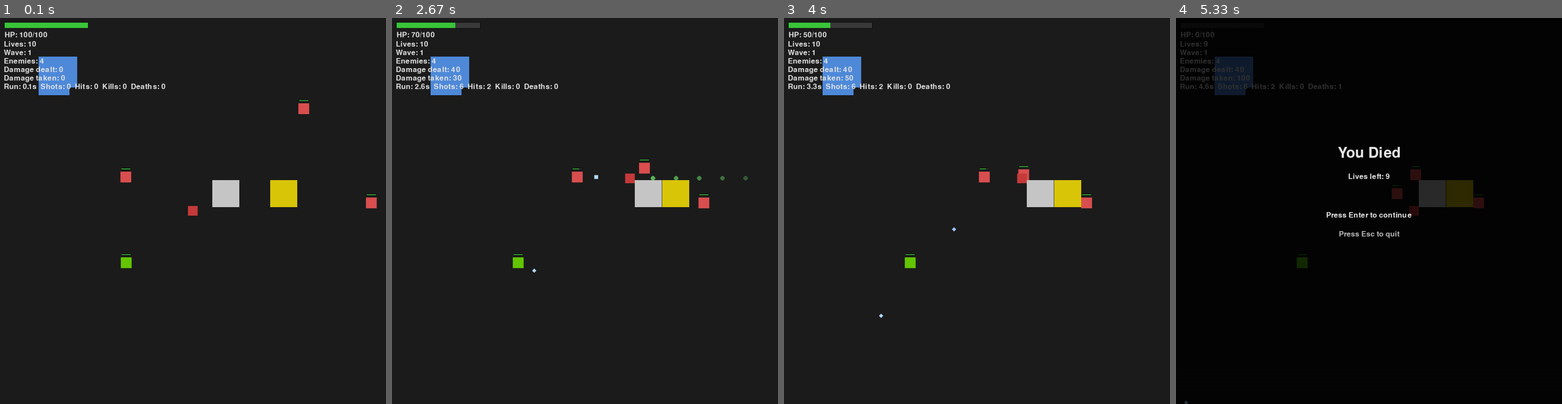
Above: before the commit, frames 1-4 (left to right).
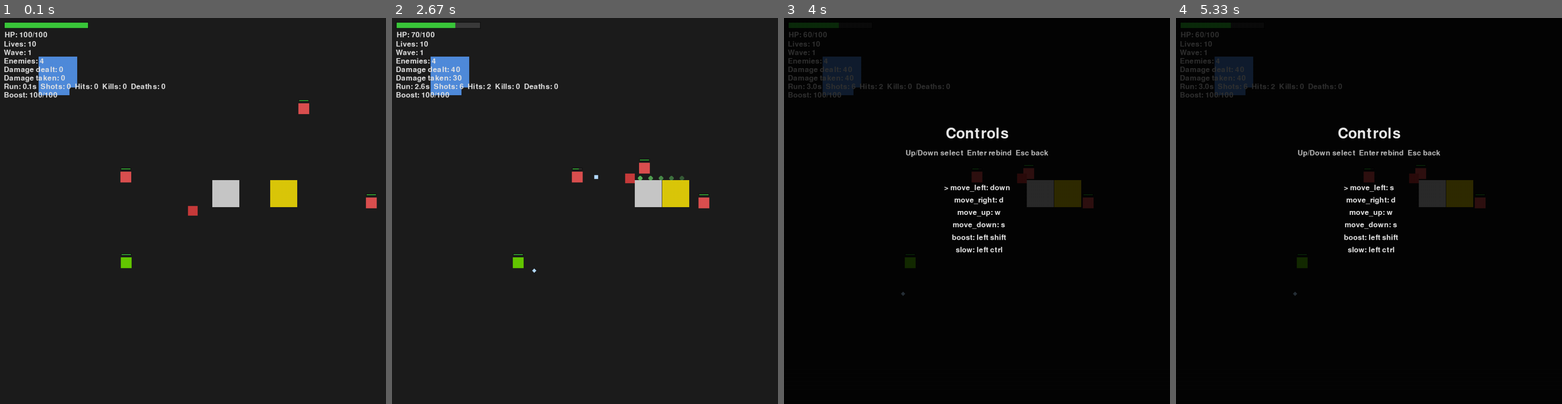
Above: after the commit, the same moments.

Repository: t-b-341/python-project---gpt_cursor-assisted
Game: pygame game, started from game.py
Two runs of this game, one before a commit and one after it. Both use one fixed random seed, a clock stepped at 60 frames per second and the inputs below.
Inputs (mouse positions are in pixels of both pictures, inside the frame that each line leads up to):
- Up to frame 1 (0.1 s): no input
- Up to frame 2 (2.67 s): hold D 0.33-0.8 s; press the mouse at (480, 222) at 0.87 s; move the mouse to (588, 234) at 0.97 s; release the mouse at (700, 249) at 1.1 s; hold W 1.17-1.47 s; move the mouse to (442, 218) at 1.2 s; press the mouse at (480, 222) at 1.53 s; move the mouse to (527, 183) at 1.63 s; release the mouse at (573, 145) at 1.77 s; press the mouse at (480, 222) at 1.87 s; move the mouse to (515, 268) at 1.97 s; release the mouse at (554, 311) at 2.1 s; tap Shift at 2.17 s; hold Ctrl from 2.5 s (still down); hold D from 2.5 s (still down)
- Up to frame 3 (4 s): release Ctrl at 2.97 s; release D at 2.97 s; tap P at 3 s; tap C at 3.33, 3.82 s; hold Enter 3.67-3.97 s; hold Down 3.67-3.97 s
- Up to frame 4 (5.33 s): tap Enter at 4 s; hold S 4.33-4.63 s; hold Up 4.67-5.03 s; tap C at 4.82 s; hold Down from 5.07 s (still down)

The runs differ from the first frame. In frame 1, 0.1% of the frame differs, in the area x 1-15%, y 19-21%; in frame 2, 0.2%; in frame 3, 25%, in the area x 0-100%, y 0-100%; in frame 4, 2.2%.

Commit message:
ANOTHER UPDATE

Diff:
--- a/game.py
+++ b/game.py
@@ -11,12 +11,16 @@
 #--------------------------------------------------------
 #add boost mechanic using shift, and slow down mechanic using ctrl
 #add a control mapping system, so the player can map the keys to the actions
-
+#add a pickup for boost
+#add a pickup for more firing speed
+#add a pickup for enemies spawn more often, that enemies can pick up, and that you have to shoot to destroy the pickup
 
 
 
 import math
 import random
+import json
+import os
 
 import pygame
 from datetime import datetime, timezone
@@ -38,6 +42,55 @@
 pygame.init()
 
 # ----------------------------
+# Controls (remappable)
+# ----------------------------
+CONTROLS_PATH = "controls.json"
+DEFAULT_CONTROLS = {
+    "move_left": "a",
+    "move_right": "d",
+    "move_up": "w",
+    "move_down": "s",
+    "boost": "left shift",
+    "slow": "left ctrl",
+}
+
+
+def _key_name_to_code(name: str) -> int:
+    name = (name or "").lower().strip()
+    try:
+        return pygame.key.key_code(name)
+    except Exception:
+        return pygame.K_UNKNOWN
+
+
+def load_controls() -> dict[str, int]:
+    data = {}
+    if os.path.exists(CONTROLS_PATH):
+        try:
+            with open(CONTROLS_PATH, "r", encoding="utf-8") as f:
+                data = json.load(f) or {}
+        except Exception:
+            data = {}
+
+    merged = {**DEFAULT_CONTROLS, **{k: v for k, v in data.items() if isinstance(v, str)}}
+    return {action: _key_name_to_code(key_name) for action, key_name in merged.items()}
+
+
+def save_controls(controls: dict[str, int]) -> None:
+    # Persist as human-readable key names so players can edit the file too
+    out: dict[str, str] = {}
+    for action, key_code in controls.items():
+        try:
+            out[action] = pygame.key.name(key_code)
+        except Exception:
+            out[action] = "unknown"
+    with open(CONTROLS_PATH, "w", encoding="utf-8") as f:
+        json.dump(out, f, indent=2)
+
+
+controls = load_controls()
+
+# ----------------------------
 # Window / timing
 # ----------------------------
 WIDTH, HEIGHT = 1000, 1000
@@ -66,6 +119,12 @@
 pause_options = ["Continue", "Quit"]
 pause_selected = 0
 continue_blink_t = 0.0
+
+# Controls menu state
+STATE_CONTROLS = "CONTROLS"
+controls_actions = ["move_left", "move_right", "move_up", "move_down", "boost", "slow"]
+controls_selected = 0
+controls_rebinding = False
 
 # ----------------------------
 # Player
@@ -80,9 +139,22 @@
 lives = LIVES_START
 
 # Track most recent movement keys so latest press wins on conflicts
-last_horizontal_key = None  # pygame.K_a / pygame.K_d
-last_vertical_key = None  # pygame.K_w / pygame.K_s
+last_horizontal_key = None  # keycode of current "latest" horizontal key
+last_vertical_key = None  # keycode of current "latest" vertical key
 last_move_velocity = pygame.Vector2(0, 0)
+
+# Boost / slow
+boost_meter_max = 100.0
+boost_meter = boost_meter_max
+boost_drain_per_s = 45.0
+boost_regen_per_s = 25.0
+boost_speed_mult = 1.7
+slow_speed_mult = 0.45
+
+# Fire-rate pickup buff
+fire_rate_buff_t = 0.0
+fire_rate_buff_duration = 10.0
+fire_rate_mult = 0.55  # reduces cooldown while active
 
 # ----------------------------
 # World blocks
@@ -230,6 +302,12 @@
 base_enemies_per_wave = 4
 max_enemies_per_wave = 24
 
+# Pickups
+pickups: list[dict] = []
+pickup_spawn_timer = 0.0
+PICKUP_SPAWN_INTERVAL = 7.5
+enemy_spawn_boost_level = 0  # enemies can increase this by collecting "spawn_boost" pickups
+
 
 # ----------------------------
 # Helpers
@@ -303,6 +381,8 @@
         if candidate.colliderect(player):
             continue
         if any(candidate.colliderect(b["rect"]) for b in blocks):
+            continue
+        if any(candidate.colliderect(p["rect"]) for p in pickups):
             continue
         return candidate
     # fallback: top-left corner inside bounds
@@ -350,7 +430,7 @@
     enemies = []
     hp_scale = 1.0 + 0.15 * (wave_num - 1)
     speed_scale = 1.0 + 0.05 * (wave_num - 1)
-    count = min(base_enemies_per_wave + 2 * (wave_num - 1), max_enemies_per_wave)
+    count = min(base_enemies_per_wave + enemy_spawn_boost_level + 2 * (wave_num - 1), max_enemies_per_wave)
 
     spawned: list[dict] = []
     for _ in range(count):
@@ -374,6 +454,18 @@
             speed_scale=speed_scale,
         )
     )
+
+
+def spawn_pickup(pickup_type: str):
+    size = (18, 18)
+    r = random_spawn_position(size)
+    if pickup_type == "boost":
+        color = (80, 200, 255)
+    elif pickup_type == "firerate":
+        color = (255, 200, 80)
+    else:  # "spawn_boost"
+        color = (255, 80, 200)
+    pickups.append({"type": pickup_type, "rect": r, "color": color})
 
 
 def draw_health_bar(x, y, w, h, hp, max_hp):
@@ -529,9 +621,18 @@
                 running = False
 
             if event.type == pygame.KEYDOWN:
-                if event.key in (pygame.K_a, pygame.K_d):
+                # Controls rebinding mode
+                if state == STATE_CONTROLS and controls_rebinding:
+                    action = controls_actions[controls_selected]
+                    controls[action] = event.key
+                    save_controls(controls)
+                    controls_rebinding = False
+                    continue
+
+                # Update last-pressed direction for conflict resolution
+                if event.key in (controls["move_left"], controls["move_right"]):
                     last_horizontal_key = event.key
-                if event.key in (pygame.K_w, pygame.K_s):
+                if event.key in (controls["move_up"], controls["move_down"]):
                     last_vertical_key = event.key
 
                 if event.key == pygame.K_ESCAPE:
@@ -542,6 +643,8 @@
                         state = STATE_PLAYING
                     elif state == STATE_CONTINUE:
                         running = False
+                    elif state == STATE_CONTROLS:
+                        state = STATE_PAUSED
 
                 if event.key == pygame.K_p:
                     if state == STATE_PLAYING:
@@ -562,6 +665,19 @@
                             state = STATE_PLAYING
                         elif choice == "Quit":
                             running = False
+                    elif event.key == pygame.K_c:
+                        state = STATE_CONTROLS
+                        controls_selected = 0
+                        controls_rebinding = False
+
+                # Controls menu
+                if state == STATE_CONTROLS and not controls_rebinding:
+                    if event.key == pygame.K_UP:
+                        controls_selected = (controls_selected - 1) % len(controls_actions)
+                    elif event.key == pygame.K_DOWN:
+                        controls_selected = (controls_selected + 1) % len(controls_actions)
+                    elif event.key == pygame.K_RETURN:
+                        controls_rebinding = True
 
                 # Continue screen
                 if state == STATE_CONTINUE:
@@ -571,20 +687,24 @@
 
             if event.type == pygame.KEYUP:
                 keys_now = pygame.key.get_pressed()
-                if event.key in (pygame.K_a, pygame.K_d):
+                if event.key in (controls["move_left"], controls["move_right"]):
                     if last_horizontal_key == event.key:
-                        if keys_now[pygame.K_a] and not keys_now[pygame.K_d]:
-                            last_horizontal_key = pygame.K_a
-                        elif keys_now[pygame.K_d] and not keys_now[pygame.K_a]:
-                            last_horizontal_key = pygame.K_d
+                        left_k = controls["move_left"]
+                        right_k = controls["move_right"]
+                        if keys_now[left_k] and not keys_now[right_k]:
+                            last_horizontal_key = left_k
+                        elif keys_now[right_k] and not keys_now[left_k]:
+                            last_horizontal_key = right_k
                         else:
                             last_horizontal_key = None
-                if event.key in (pygame.K_w, pygame.K_s):
+                if event.key in (controls["move_up"], controls["move_down"]):
                     if last_vertical_key == event.key:
-                        if keys_now[pygame.K_w] and not keys_now[pygame.K_s]:
-                            last_vertical_key = pygame.K_w
-                        elif keys_now[pygame.K_s] and not keys_now[pygame.K_w]:
-                            last_vertical_key = pygame.K_s
+                        up_k = controls["move_up"]
+                        down_k = controls["move_down"]
+                        if keys_now[up_k] and not keys_now[down_k]:
+                            last_vertical_key = up_k
+                        elif keys_now[down_k] and not keys_now[up_k]:
+                            last_vertical_key = down_k
                         else:
                             last_vertical_key = None
 
@@ -593,7 +713,7 @@
             # Movement
             if not enemies and wave_active:
                 wave_active = False
-                time_to_next_wave = wave_respawn_delay
+                time_to_next_wave = max(0.5, wave_respawn_delay - 0.25 * enemy_spawn_boost_level)
                 # Log wave end event
                 telemetry.log_wave(
                     WaveEvent(
@@ -614,29 +734,48 @@
 
             keys = pygame.key.get_pressed()
             dx = dy = 0
-            left = keys[pygame.K_a]
-            right = keys[pygame.K_d]
-            up = keys[pygame.K_w]
-            down = keys[pygame.K_s]
+            left_k = controls["move_left"]
+            right_k = controls["move_right"]
+            up_k = controls["move_up"]
+            down_k = controls["move_down"]
+            boost_k = controls["boost"]
+            slow_k = controls["slow"]
+
+            left = keys[left_k]
+            right = keys[right_k]
+            up = keys[up_k]
+            down = keys[down_k]
+            wants_boost = keys[boost_k]
+            wants_slow = keys[slow_k]
 
             if left and right:
-                dx = -1 if last_horizontal_key == pygame.K_a else 1
+                dx = -1 if last_horizontal_key == left_k else 1
             elif left:
                 dx = -1
             elif right:
                 dx = 1
 
             if up and down:
-                dy = -1 if last_vertical_key == pygame.K_w else 1
+                dy = -1 if last_vertical_key == up_k else 1
             elif up:
                 dy = -1
             elif down:
                 dy = 1
 
             move_dir = pygame.Vector2(dx, dy)
+            speed_mult = 1.0
+            if wants_slow:
+                speed_mult *= slow_speed_mult
+            boosting = wants_boost and boost_meter > 0.0 and not wants_slow
+            if boosting:
+                speed_mult *= boost_speed_mult
+                boost_meter = max(0.0, boost_meter - boost_drain_per_s * dt)
+            else:
+                boost_meter = min(boost_meter_max, boost_meter + boost_regen_per_s * dt)
+
             if move_dir.length_squared() > 0:
                 move_dir = move_dir.normalize()
-                last_move_velocity = move_dir * player_speed
+                last_move_velocity = move_dir * player_speed * speed_mult
             else:
                 last_move_velocity = pygame.Vector2(0, 0)
 
@@ -644,11 +783,16 @@
             move_y = int(last_move_velocity.y * dt)
 
             # Shooting
-            if pygame.mouse.get_pressed(3)[0] and player_time_since_shot >= player_shoot_cooldown:
+            effective_cooldown = player_shoot_cooldown * (fire_rate_mult if fire_rate_buff_t > 0 else 1.0)
+            if pygame.mouse.get_pressed(3)[0] and player_time_since_shot >= effective_cooldown:
                 spawn_player_bullet_and_log()
                 player_time_since_shot = 0.0
 
             move_player_with_push(player, move_x, move_y, blocks)
+
+            # Update timed buffs
+            if fire_rate_buff_t > 0:
+                fire_rate_buff_t = max(0.0, fire_rate_buff_t - dt)
 
             block_rects = [b["rect"] for b in blocks]
             for e in enemies:
@@ -713,6 +857,46 @@
                     spawn_enemy_projectile(e)
                     e["time_since_shot"] = 0.0
 
+            # Pickup spawning
+            pickup_spawn_timer += dt
+            if pickup_spawn_timer >= PICKUP_SPAWN_INTERVAL:
+                pickup_spawn_timer = 0.0
+                roll = random.random()
+                if roll < 0.45:
+                    spawn_pickup("boost")
+                elif roll < 0.80:
+                    spawn_pickup("firerate")
+                else:
+                    spawn_pickup("spawn_boost")
+
+            # Pickup interactions
+            for p in pickups[:]:
+                pr = p["rect"]
+                ptype = p["type"]
+
+                # Player collects beneficial pickups
+                if ptype in ("boost", "firerate") and pr.colliderect(player):
+                    if ptype == "boost":
+                        boost_meter = min(boost_meter_max, boost_meter + 45.0)
+                    elif ptype == "firerate":
+                        fire_rate_buff_t = fire_rate_buff_duration
+                    pickups.remove(p)
+                    continue
+
+                # Enemies can collect spawn boost pickup
+                if ptype == "spawn_boost":
+                    grabbed = False
+                    for e in enemies:
+                        if pr.colliderect(e["rect"]):
+                            enemy_spawn_boost_level = min(10, enemy_spawn_boost_level + 1)
+                            # also make current wave a bit scarier by slightly reducing remaining respawn delay
+                            wave_respawn_delay = max(0.8, wave_respawn_delay - 0.15)
+                            grabbed = True
+                            break
+                    if grabbed:
+                        pickups.remove(p)
+                        continue
+
             # Player bullets update
             for b in player_bullets[:]:
                 r = b["rect"]
@@ -721,6 +905,20 @@
                 r.y += int(v.y * dt)
 
                 if rect_offscreen(r):
+                    player_bullets.remove(b)
+                    continue
+
+                # bullets can destroy spawn_boost pickups
+                hit_pickup = None
+                for p in pickups:
+                    if p["type"] == "spawn_boost" and r.colliderect(p["rect"]):
+                        hit_pickup = p
+                        break
+                if hit_pickup is not None:
+                    try:
+                        pickups.remove(hit_pickup)
+                    except ValueError:
+                        pass
                     player_bullets.remove(b)
                     continue
 
@@ -841,6 +1039,9 @@
 
         for blk in blocks:
             pygame.draw.rect(screen, blk["color"], blk["rect"])
+
+        for pu in pickups:
+            pygame.draw.rect(screen, pu["color"], pu["rect"])
 
         for e in enemies:
             pygame.draw.rect(screen, e["color"], e["rect"])
@@ -879,6 +1080,11 @@
         screen.blit(font.render(wave_text, True, (230, 230, 230)), (10, 102))
         screen.blit(font.render(f"Damage dealt: {damage_dealt}", True, (230, 230, 230)), (10, 124))
         screen.blit(font.render(f"Damage taken: {damage_taken}", True, (230, 230, 230)), (10, 146))
+        screen.blit(font.render(f"Boost: {int(boost_meter)}/{int(boost_meter_max)}", True, (230, 230, 230)), (10, 190))
+        if fire_rate_buff_t > 0:
+            screen.blit(font.render(f"Firerate buff: {fire_rate_buff_t:.1f}s", True, (255, 220, 120)), (10, 212))
+        if enemy_spawn_boost_level > 0:
+            screen.blit(font.render(f"Enemy spawn boost: +{enemy_spawn_boost_level}", True, (255, 140, 220)), (10, 234))
         screen.blit(
             font.render(
                 f"Run: {run_time:.1f}s  Shots: {shots_fired}  Hits: {hits}  Kills: {enemies_killed}  Deaths: {deaths}",
@@ -895,12 +1101,31 @@
             screen.blit(overlay, (0, 0))
 
             draw_centered_text("Paused", HEIGHT // 2 - 140, use_big=True)
+            draw_centered_text("Press C for Controls", HEIGHT // 2 - 90, color=(190, 190, 190))
 
             for i, opt in enumerate(pause_options):
                 prefix = "> " if i == pause_selected else "  "
                 draw_centered_text(prefix + opt, HEIGHT // 2 - 40 + i * 40)
 
             draw_centered_text("Up/Down + Enter.  P or Esc to resume.", HEIGHT // 2 + 120, color=(190, 190, 190))
+
+        # Controls overlay
+        elif state == STATE_CONTROLS:
+            overlay = pygame.Surface((WIDTH, HEIGHT), pygame.SRCALPHA)
+            overlay.fill((0, 0, 0, 200))
+            screen.blit(overlay, (0, 0))
+
+            draw_centered_text("Controls", HEIGHT // 2 - 200, use_big=True)
+            draw_centered_text("Up/Down select  Enter rebind  Esc back", HEIGHT // 2 - 150, color=(190, 190, 190))
+
+            for i, action in enumerate(controls_actions):
+                key_name = pygame.key.name(controls.get(action, pygame.K_UNKNOWN))
+                prefix = "> " if i == controls_selected else "  "
+                label = f"{action}: {key_name}"
+                draw_centered_text(prefix + label, HEIGHT // 2 - 60 + i * 32)
+
+            if controls_rebinding:
+                draw_centered_text("Press a key...", HEIGHT // 2 + 160, color=(255, 230, 120))
 
         # Continue overlay
         elif state == STATE_CONTINUE:
Binary file changed: game_telemetry.db
